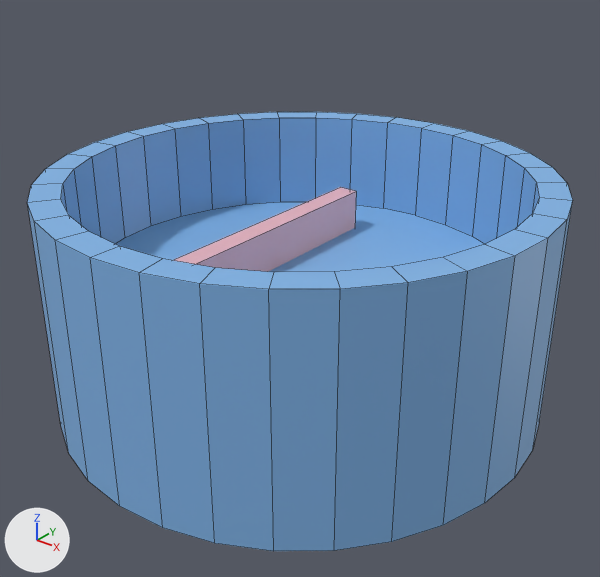
Before and after pictures for a commit that changed the Blender file resources/blender/marble.blend.
One viewpoint serves both versions: a 50 mm camera at (4.56, -5.7, 1.46) aimed at (0.01, -0.01, -2.07). Every picture has the same lights, and +X, +Y and +Z are marked at lower left. Mesh edges are drawn as thin lines. The same objects are shown in both versions, whatever each file hides.

The first picture shows 'Cube', 'Ground'.
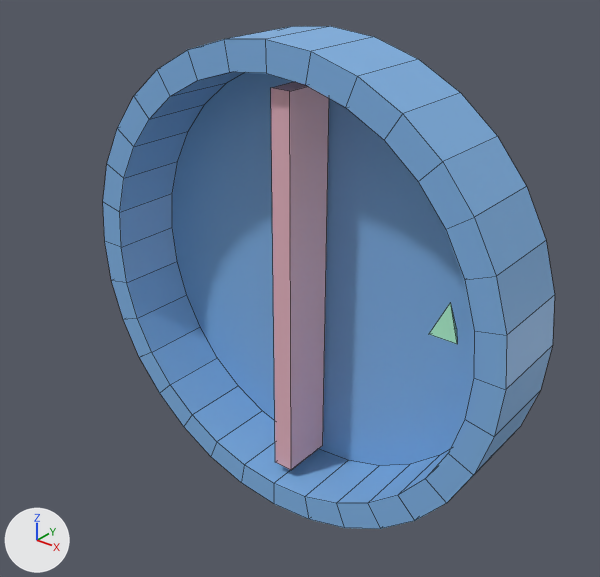
The change, as JSON lines over the scene's bpy script:
```json
{"block": "me_cylinder_002", "where": "me_cylinder_002.from_pydata(...)  # 128 vertices, 98 faces; spans x -1.0..1.0, y -1.0..1.0, z -1.0..1.0"}
{"block": "me_cylinder_002", "where": "# used by ob_ground; location = (0.0, 0.0, -2.05); scale = (2.39, 2.39, -1.13)"}
{"block": "me_cylinder_002", "change": "me_cylinder_002 part 1: all 64 vertices in x -1.0..1.0, y -1.0..1.0, z -1.0 are moved by (0.0, 0.0, 0.07)"}
{"block": "me_cylinder_002", "change": "me_cylinder_002 part 2: all 32 vertices in x -1.0..1.0, y -1.0..1.0, z 1.0 are moved by (0.0, 0.0, 0.07)"}
{"block": "me_cylinder_002", "change": "me_cylinder_002 part 3: all 32 vertices in x -0.89..0.89, y -0.89..0.89, z -0.1 are moved by (0.0, 0.0, 0.88)"}
{"op": "set", "path": "ob_ground.location", "old": "(0.0, 0.0, -2.05)", "new": "(0.0, -0.03, -2.05)"}
{"op": "set", "path": "ob_ground.rotation_euler", "old": "(0.0, 0.0, 0.0)", "new": "(1.571, 0.0, 0.0)", "note": "degrees (0, 0, 0) -> degrees (90, 0, 0)"}
{"op": "set", "path": "ob_ground.scale", "old": "(2.39, 2.39, -1.13)", "new": "(2.39, 2.39, -0.441)"}
{"op": "set", "path": "ob_cube.location", "old": "(-0.42, 0.0, -1.79)", "new": "(0.0, 0.0, -2.07)"}
{"op": "set", "path": "ob_cube.rotation_euler", "old": "(0.0, 0.0, 0.00691)", "new": "(1.571, 0.0033, 0.0)", "note": "degrees (0, 0, 0.4) -> degrees (90, 0.2, 0)"}
{"op": "set", "path": "ob_cube.scale", "old": "(-0.107, 1.37, -0.275)", "new": "(-0.107, 1.98, -0.275)"}
```

Changed parts and their boxes (x1, y1, x2, y2) in the pictures (600 x 577 px; the box of a moved part takes in the faces that stretch with it):
```json
{"object": "Ground", "change": "reshaped, moved, turned, rescaled", "before": [27, 112, 573, 551], "after": [103, 26, 555, 529]}
{"object": "Cube", "change": "moved, turned, rescaled", "before": [174, 187, 356, 272], "after": [271, 82, 329, 470]}
{"part": 1, "of": "me_cylinder_002", "change": "moved or reshaped", "before": [27, 112, 573, 289], "after": [103, 39, 507, 529]}
{"part": 2, "of": "me_cylinder_002", "change": "moved or reshaped", "before": [27, 201, 573, 551], "after": [227, 26, 555, 473]}
{"part": 3, "of": "me_cylinder_002", "change": "moved or reshaped", "before": [61, 118, 539, 272], "after": [120, 72, 474, 504]}
```
